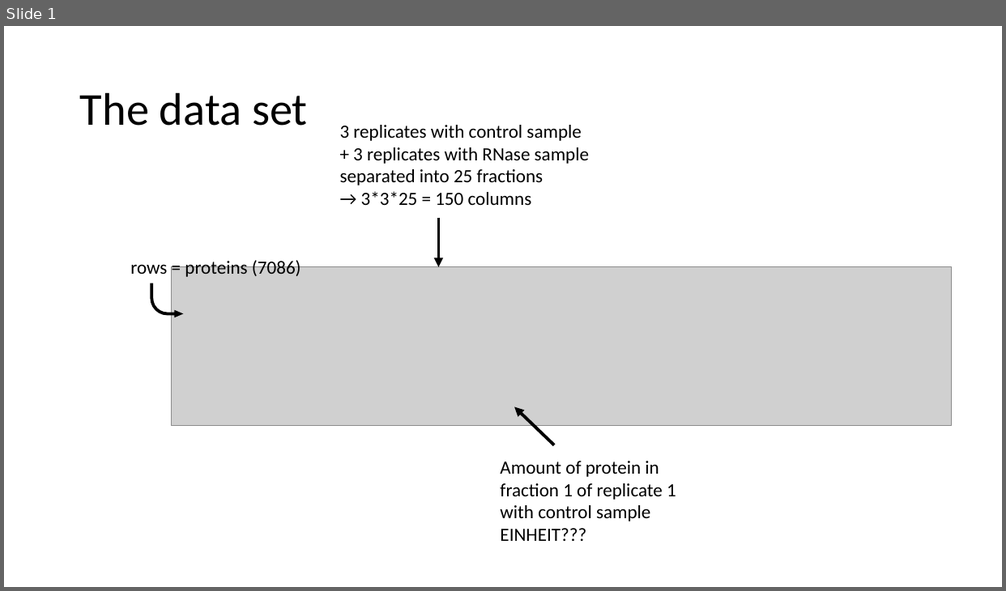
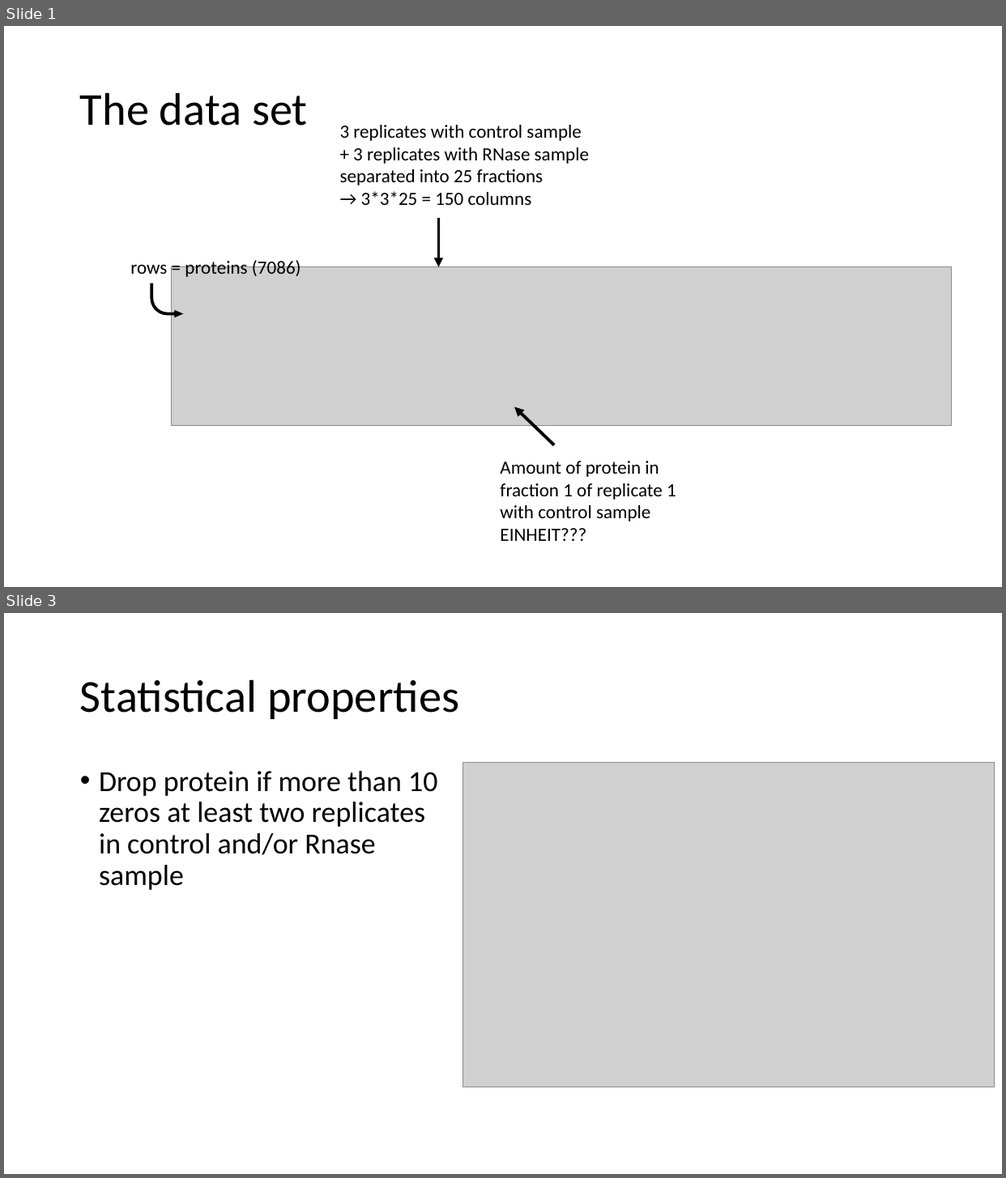
Before and after one commit to datascience-mobi-2022/2022-topic-03-team-05, a slide deck: Folien Data set.pptx. Shown one above the other, each under a label of ours: slide 1 before the commit, slides 1 and 3 after it; the slides between them are not shown. The pictures are 1006x591 and 1006x1178 pixels, drawn with LibreOffice and Linux fonts; fonts in the diff are those of the drawing; grey boxes stand for pictures. Boxes give left, top, right and bottom in pixels: in the first picture for what was removed or moved away, otherwise in the second. Text is boxed around its words. In the diff, an @@ line names an element or a change of style, - is before the commit and + after.

```diff
--- a/Folien Data set.pptx
+++ b/Folien Data set.pptx
@@ slide 3 added at (4, 613, 1002, 1174), background #FFFFFF @@
@@ title added at (80, 679, 459, 719), 44 pt, text #000000 @@
+Statistical properties
@@ text added at (99, 771, 437, 890), 28 pt, text #000000 @@
+• Drop protein if more than 10 zeros at least two replicates in control and/or Rnase sample
@@ picture added at (463, 763, 995, 1088) @@
```
Also in this commit, not shown: 3 slides changed.
